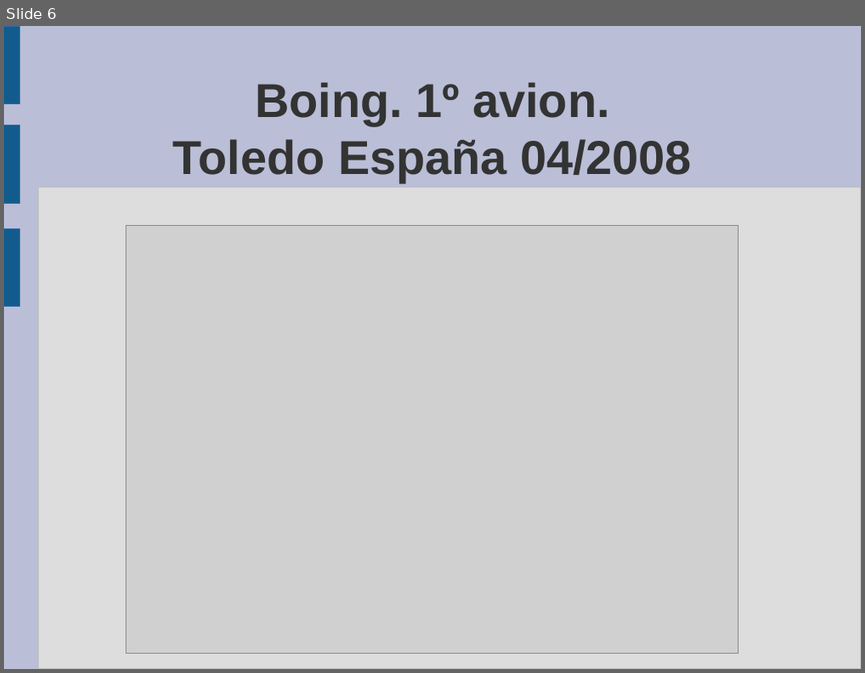
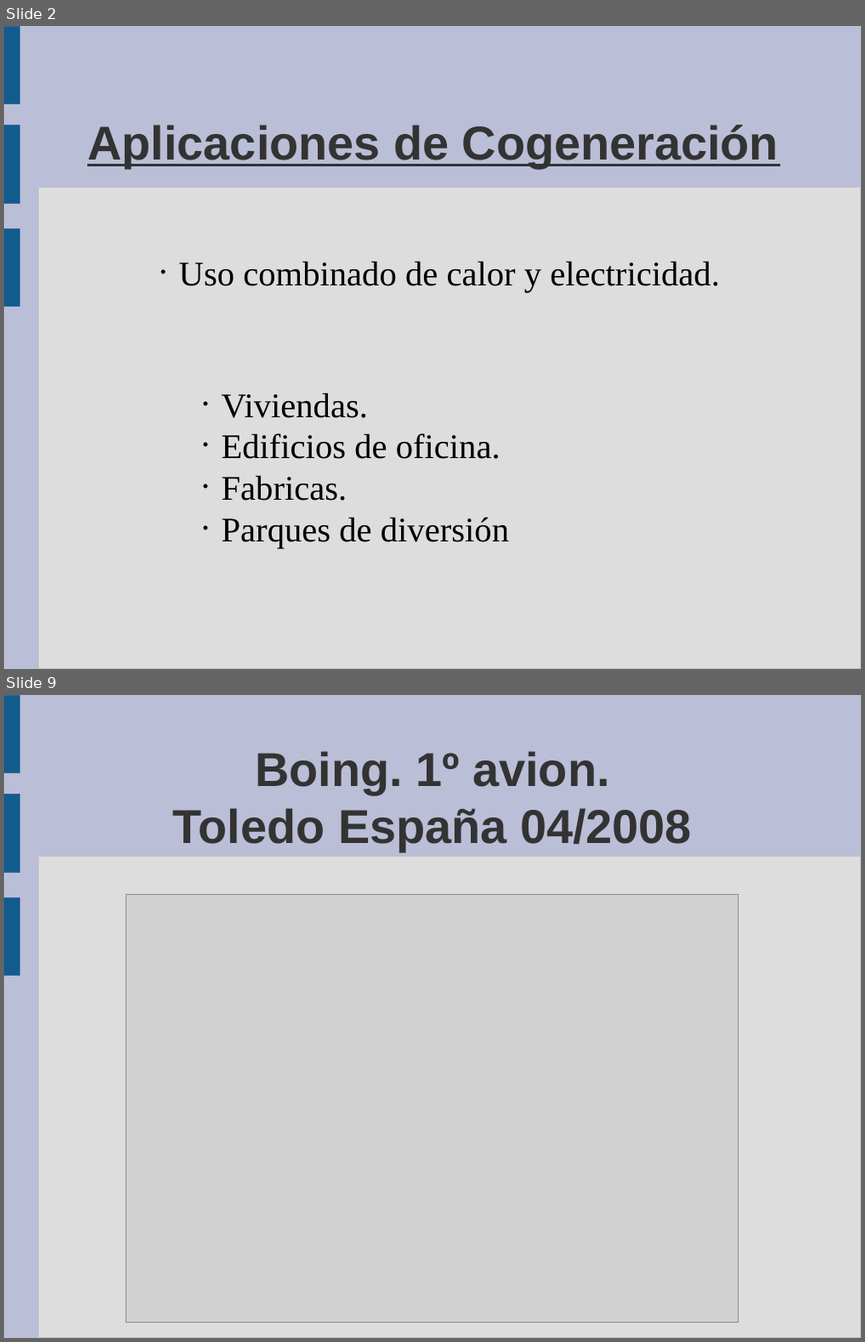
Before and after one commit to guanucoluis/proyecto5r1, a slide deck: Catedras/Tecnologia/MARCO.odp. Shown one above the other, each under a label of ours: slide 6 before the commit, slides 2 and 9 after it; the slides between them are not shown. The pictures are 865x673 and 865x1342 pixels, drawn with LibreOffice and Linux fonts; fonts in the diff are those of the drawing; grey boxes stand for pictures. Boxes give left, top, right and bottom in pixels: in the first picture for what was removed or moved away, otherwise in the second. Text is boxed around its words. In the diff, an @@ line names an element or a change of style, - is before the commit and + after.

```diff
--- a/Catedras/Tecnologia/MARCO.odp
+++ b/Catedras/Tecnologia/MARCO.odp
@@ slide 2 added at (4, 26, 861, 669), background #BABED6; not listed: 4 template elements that a slide beside it also shows @@
@@ title added at (87, 125, 778, 168), 44 pt, text #333333, bold, underline @@
+Aplicaciones de Cogeneración
@@ text added at (179, 261, 720, 293), 32 pt, text #000000 @@
+• Uso combinado de calor y electricidad.
@@ subtitle added at (222, 392, 509, 548), 32 pt, text #000000 @@
+• Viviendas.
+• Edificios de oficina.
+• Fabricas.
+• Parques de diversión
@@ what was slide 6 is now slide 9 @@
```
Also in this commit, not shown: 3 slides changed, 7 other slides added, 5 slides removed, 12 other files.
